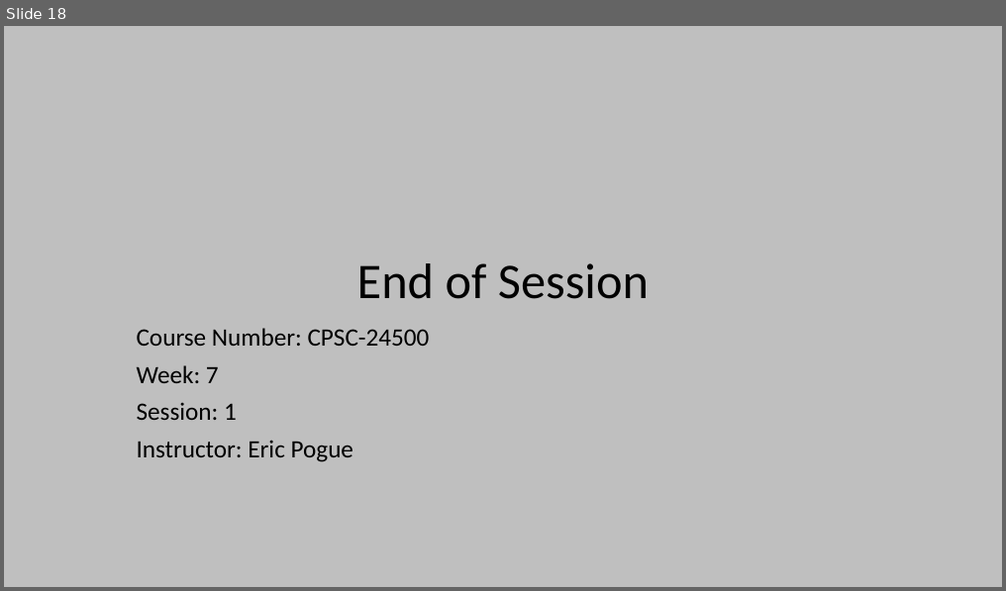
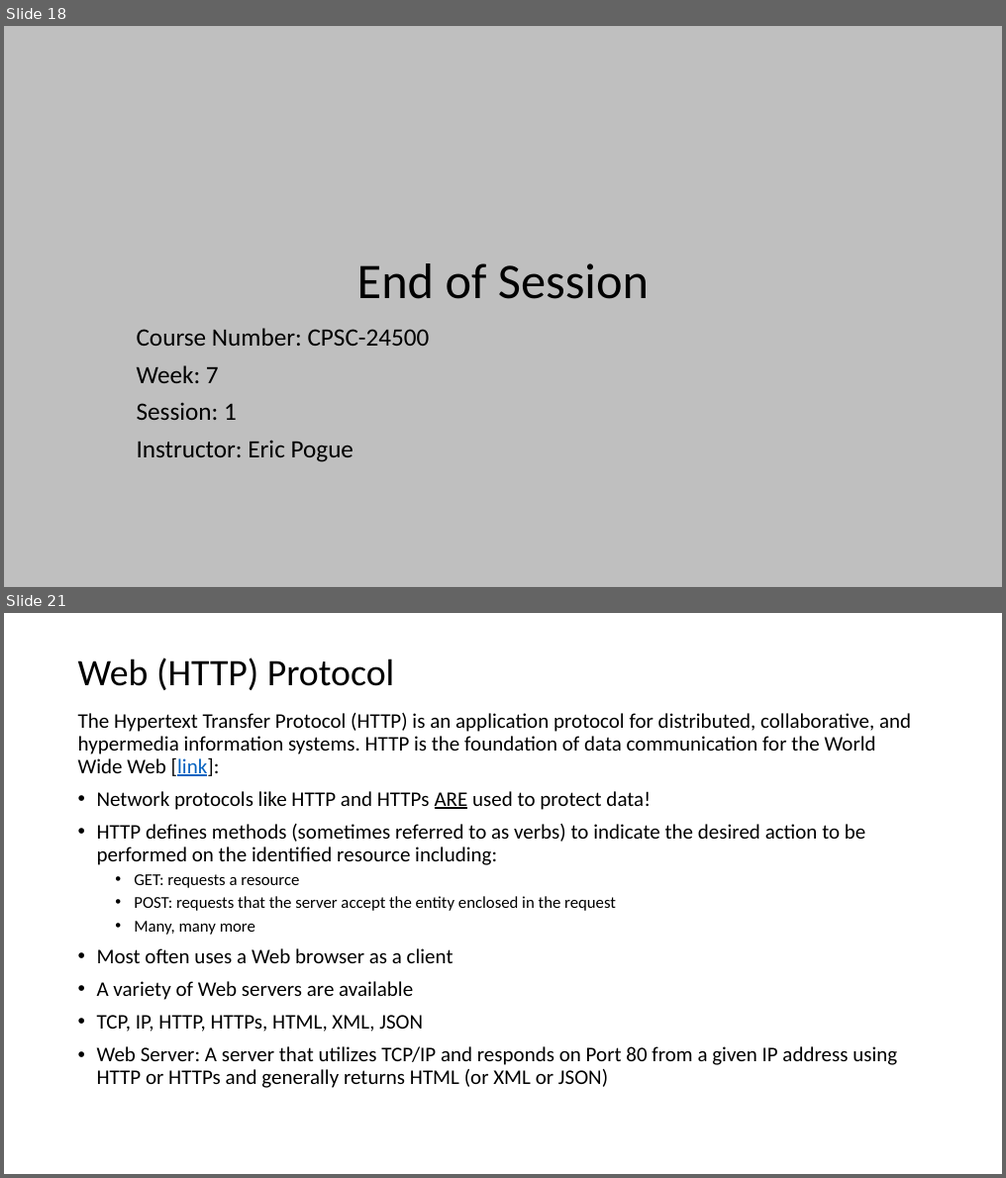
Before and after one commit to EricJPogue/www-epogue-info, a slide deck: CPSC-24500/Week07/2017SpringW07Slides.pptx. Shown one above the other, each under a label of ours: slide 18 before the commit, slides 18 and 21 after it; the slides between them are not shown. The pictures are 1006x591 and 1006x1178 pixels, drawn with LibreOffice and Linux fonts; fonts in the diff are those of the drawing. Boxes give left, top, right and bottom in pixels: in the first picture for what was removed or moved away, otherwise in the second. Text is boxed around its words. In the diff, an @@ line names an element or a change of style, - is before the commit and + after.

```diff
--- a/CPSC-24500/Week07/2017SpringW07Slides.pptx
+++ b/CPSC-24500/Week07/2017SpringW07Slides.pptx
@@ slide 21 added at (4, 613, 1002, 1174), background #FFFFFF @@
@@ title added at (78, 658, 394, 690), 36 pt, text #000000 @@
+Web (HTTP) Protocol
@@ text added at (78, 713, 911, 1088), 20 pt, text #000000 @@
+The Hypertext Transfer Protocol (HTTP) is an application protocol for distributed, collaborative, and hypermedia information systems. HTTP is the foundation of data communication for the World Wide Web [link]:
+• Network protocols like HTTP and HTTPs ARE used to protect data!
+• HTTP defines methods (sometimes referred to as verbs) to indicate the desired action to be performed on the identified resource including:
+  • GET: requests a resource
+  • POST: requests that the server accept the entity enclosed in the request
+  • Many, many more
+• Most often uses a Web browser as a client
+• A variety of Web servers are available
+• TCP, IP, HTTP, HTTPs, HTML, XML, JSON
+• Web Server: A server that utilizes TCP/IP and responds on Port 80 from a given IP address using HTTP or HTTPs and generally returns HTML (or XML or JSON)
```
Also in this commit, not shown: 3 slides changed, 2 other slides added, 1 other file.
